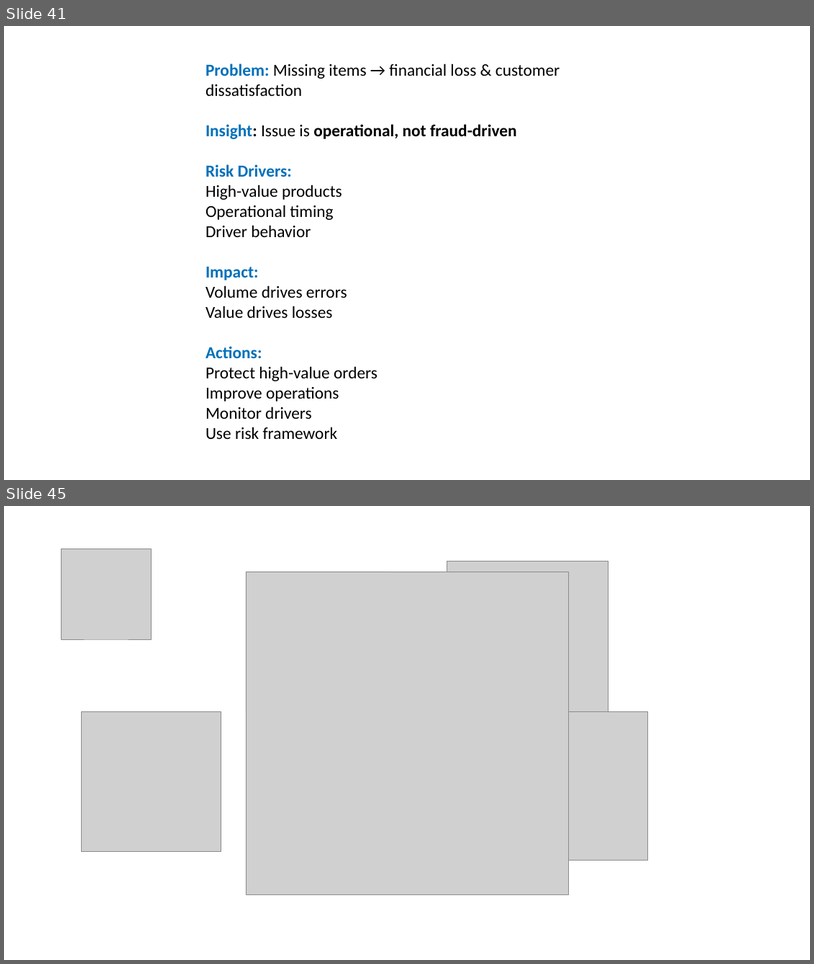
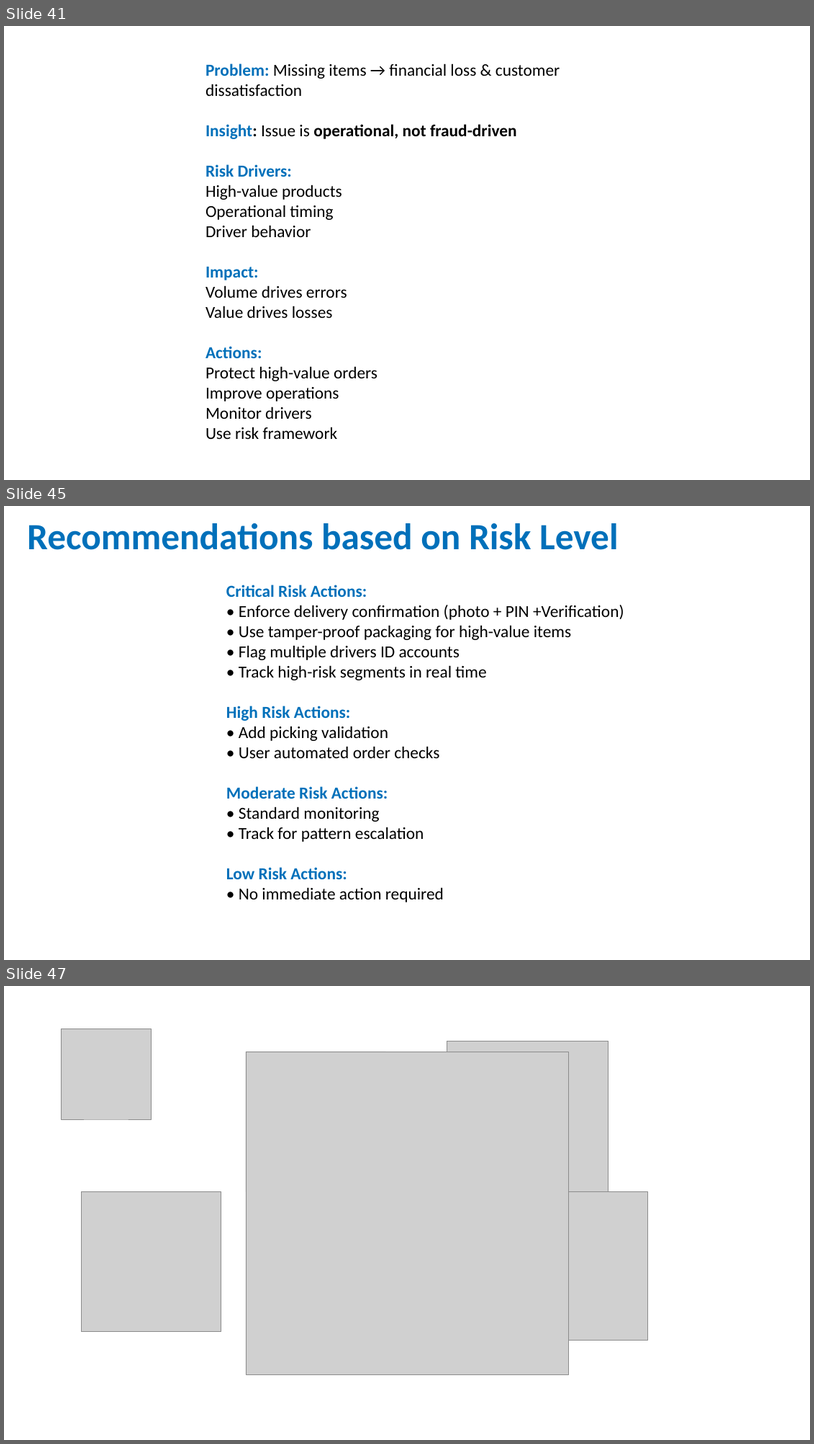
Before and after one commit to IgorQueiroz23031988/Walmart-Delivery-Fraud-Detection, a slide deck: presentation/Walmart - Fraud Risk Analysis in Delivery Operations.pptx. Shown one above the other, each under a label of ours: slides 41 and 45 before the commit, slides 41, 45 and 47 after it; the slides between them are not shown. The pictures are 814x964 and 814x1444 pixels, drawn with LibreOffice and Linux fonts; fonts in the diff are those of the drawing; grey boxes stand for pictures; background and template pictures are left out. Boxes give left, top, right and bottom in pixels: in the first picture for what was removed or moved away, otherwise in the second. Text is boxed around its words. In the diff, an @@ line names an element or a change of style, - is before the commit and + after.

```diff
--- a/presentation/Walmart - Fraud Risk Analysis in Delivery Operations.pptx
+++ b/presentation/Walmart - Fraud Risk Analysis in Delivery Operations.pptx
@@ slide 45 added at bbox=[4, 506, 810, 960], background picture (left out) @@
@@ title added at bbox=[27, 523, 618, 550], 44 pt, text #0070BA, bold @@
+Recommendations based on Risk Level
@@ text added at bbox=[226, 584, 625, 902], 20 pt, text #000000 @@
+Critical Risk Actions:
+• Enforce delivery confirmation (photo + PIN +Verification)
+• Use tamper-proof packaging for high-value items
+• Flag multiple drivers ID accounts
+• Track high-risk segments in real time
+High Risk Actions:
+• Add picking validation
+• User automated order checks
+Moderate Risk Actions:
+• Standard monitoring
+• Track for pattern escalation
+Low Risk Actions:
+• No immediate action required
@@ what was slide 45 is now slide 47 @@
```
Also in this commit, not shown: 2 slides changed, 2 other slides added, 1 slide removed, 5 other files.
